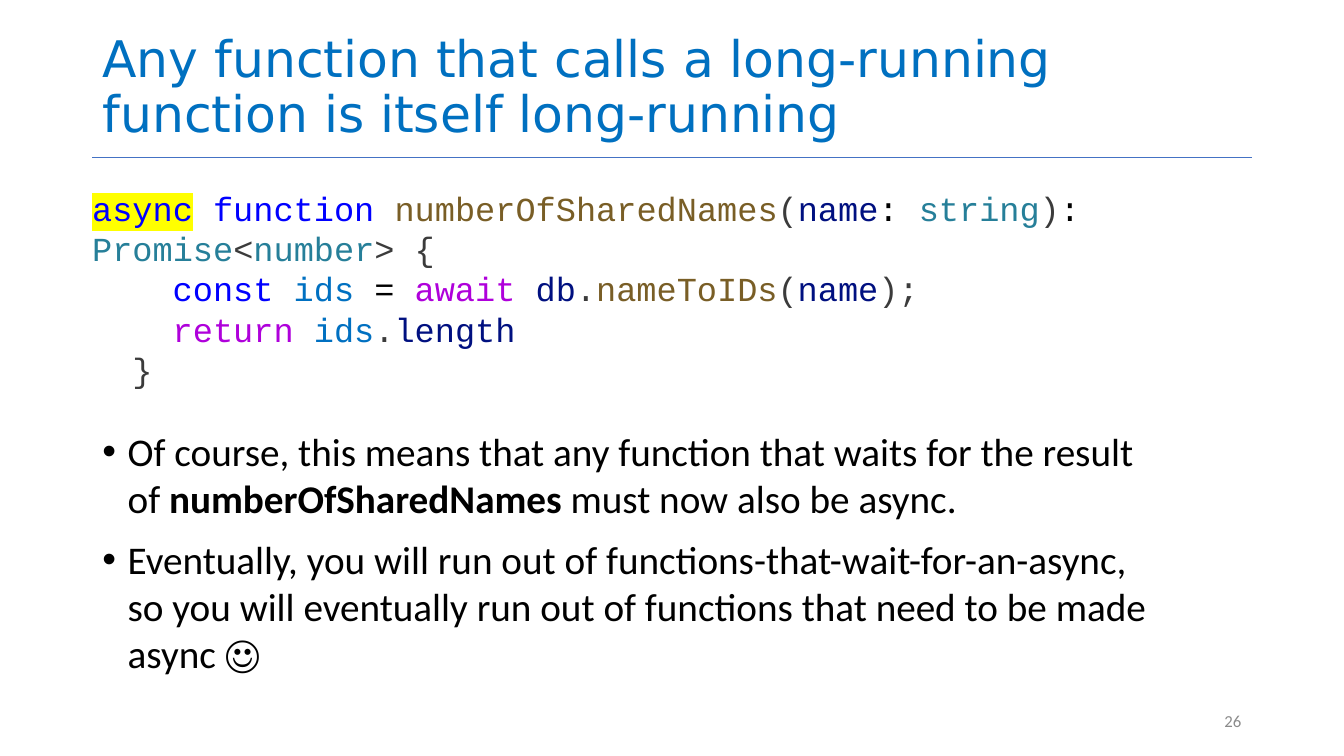
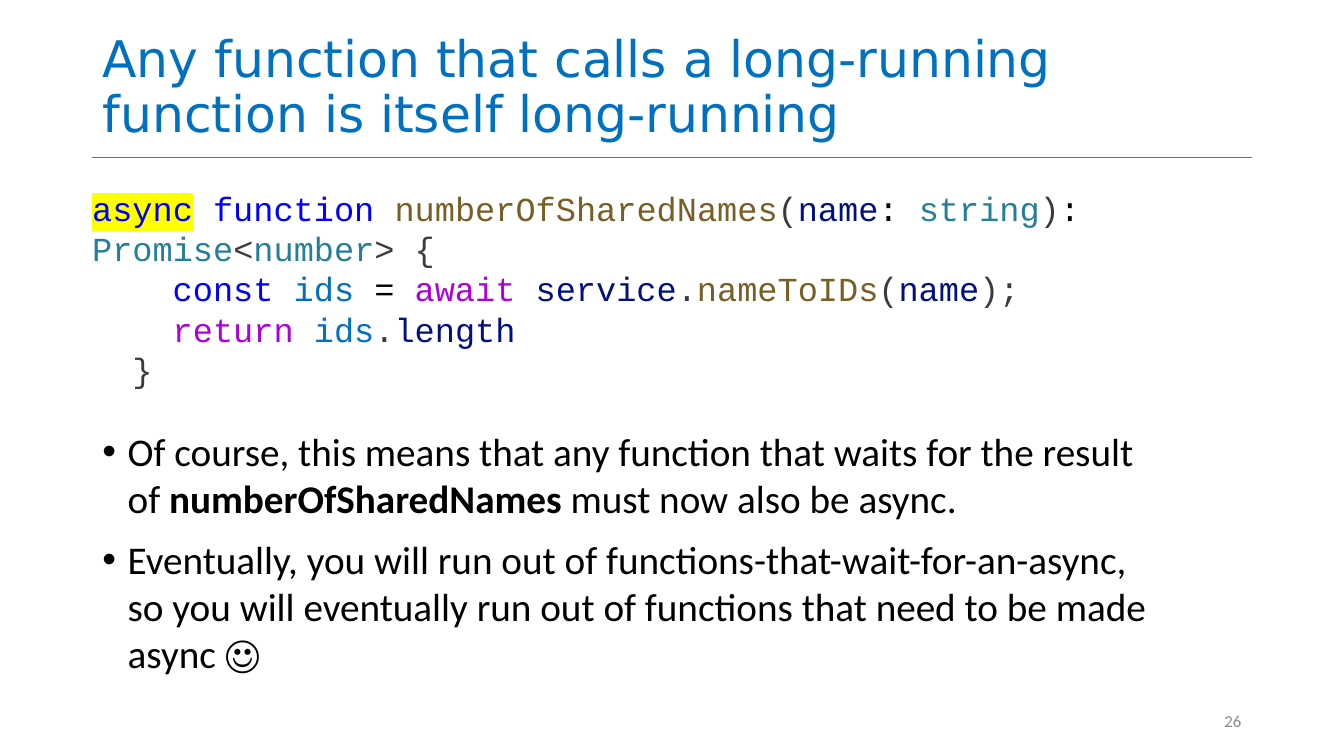
Before and after one commit to Preshit13/CS4530-Fall-2026, a slide deck: slide 26 of Slides/Module 04 Web Application Architecture.pptx. Drawn at 1344x756 pixels with LibreOffice and Linux fonts; fonts in the diff are those of the drawing. Boxes give left, top, right and bottom in pixels: in the first picture for what was removed or moved away, otherwise in the second. Text is boxed around its words. In the diff, an @@ line names an element or a change of style, - is before the commit and + after.

```diff
--- a/Slides/Module 04 Web Application Architecture.pptx
+++ b/Slides/Module 04 Web Application Architecture.pptx
@@ text at bbox=[173, 277, 1020, 308]: text changed; text colour #795E26 to #001080 @@
-const ids = await db.nameToIDs(name);
+const ids = await service.nameToIDs(name);
```
Also in this commit, not shown: 5 other slides changed, 1 other file.
